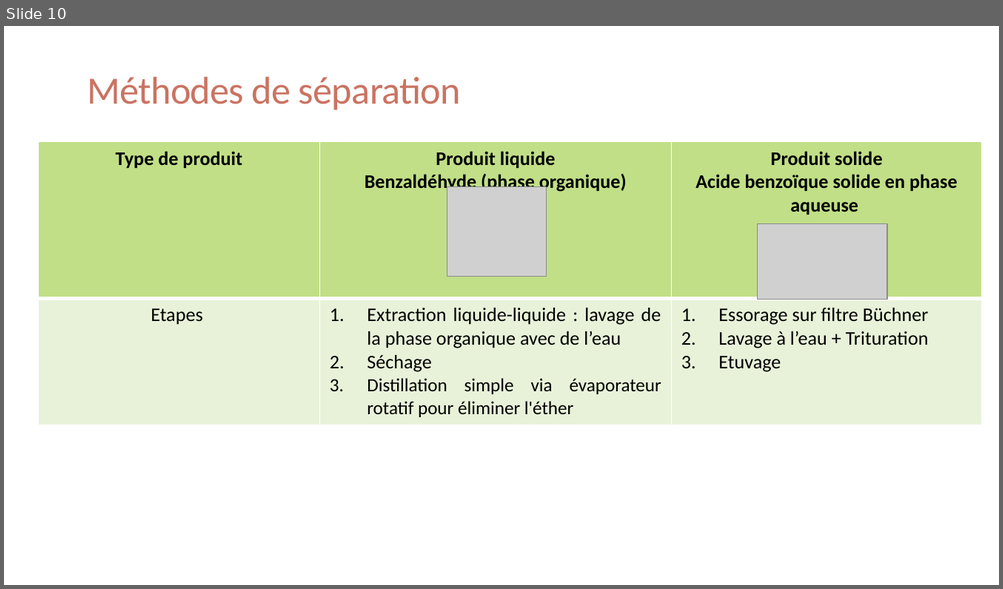
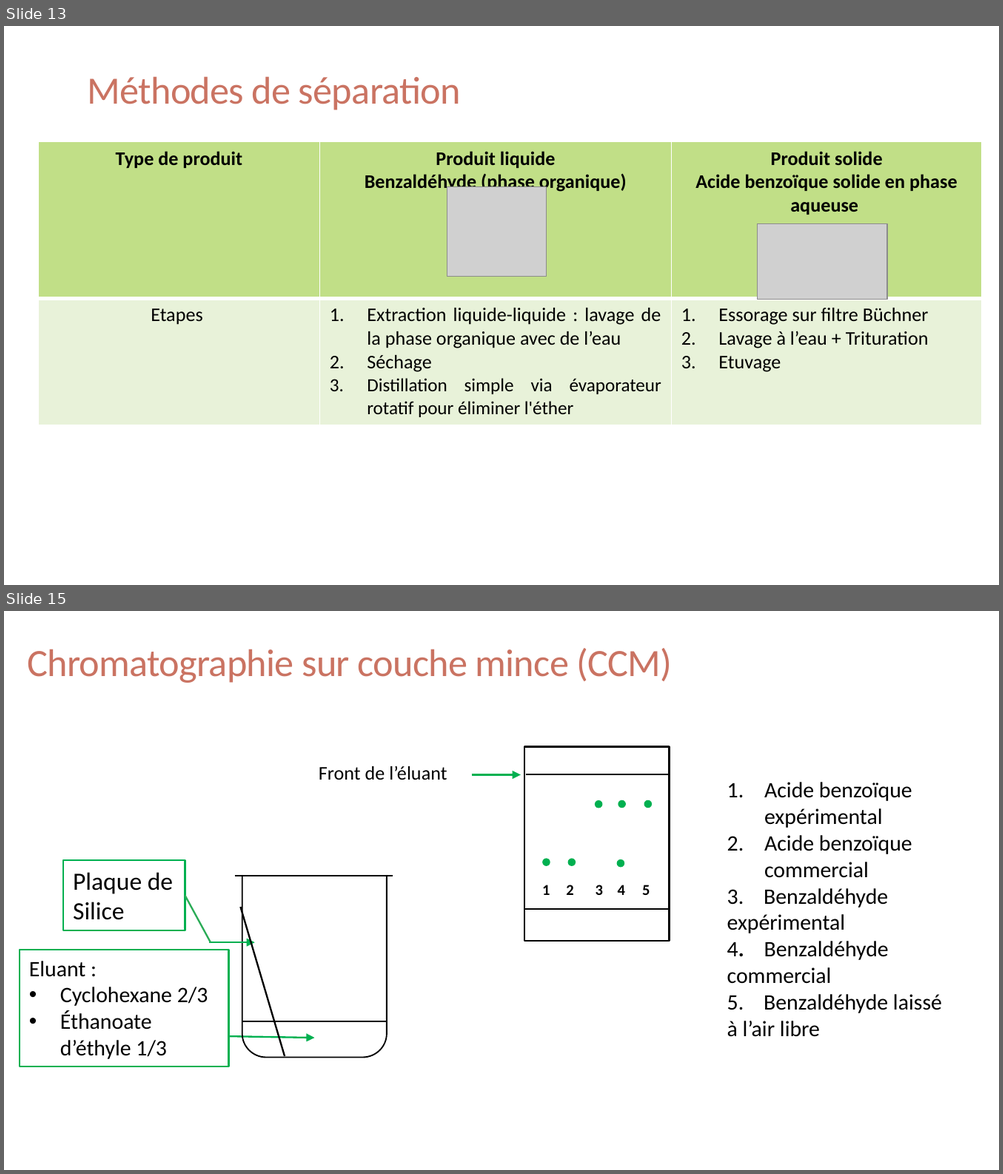
Before and after one commit to ChaponPhys/Agregation, a slide deck: Leçon chimie/LC 1/LC1-Pres-Séparation, purification contrpole de pureté.pptx. Shown one above the other, each under a label of ours: slide 10 before the commit, slides 13 and 15 after it; the slides between them are not shown. The pictures are 1003x589 and 1003x1174 pixels, drawn with LibreOffice and Linux fonts; fonts in the diff are those of the drawing; grey boxes stand for pictures. Boxes give left, top, right and bottom in pixels: in the first picture for what was removed or moved away, otherwise in the second. Text is boxed around its words. In the diff, an @@ line names an element or a change of style, - is before the commit and + after.

```diff
--- a/Leçon chimie/LC 1/LC1-Pres-Séparation, purification contrpole de pureté.pptx
+++ b/Leçon chimie/LC 1/LC1-Pres-Séparation, purification contrpole de pureté.pptx
@@ slide 15 added at (4, 611, 999, 1170), background #FFFFFF @@
@@ title added at (27, 648, 671, 683), 28 pt, text #CA7362 @@
+Chromatographie sur couche mince (CCM)
@@ text added at (318, 766, 447, 780), 14 pt, text #000000 @@
+Front de l’éluant
@@ arrow added from (472, 775) to (521, 775), #00B050 1.25 pt @@
@@ line added from (525, 775) to (670, 775), #000000 1 pt @@
@@ text added at (727, 782, 942, 1037), 16 pt, text #000000 @@
+1. Acide benzoïque expérimental
+2. Acide benzoïque commercial
+3. Benzaldéhyde expérimental
+4. Benzaldéhyde commercial
+5. Benzaldéhyde laissé à l’air libre
@@ group added at (524, 747, 669, 941): 3 ellipses, 1 rectangle, 1 line @@
@@ ellipse added at (617, 800, 626, 808), fill #00B050 @@
@@ ellipse added at (643, 800, 652, 808), fill #00B050 @@
@@ line added from (235, 876) to (393, 876), #000000 1.25 pt @@
@@ ellipse added at (617, 860, 625, 868), fill #00B050 @@
@@ line added from (211, 943) to (185, 895), #2BAC57 1.25 pt @@
@@ text added at (542, 885, 549, 895), 11 pt, text #000000, bold @@
+1
@@ text added at (566, 885, 573, 895), 11 pt, text #000000, bold @@
+2
@@ text added at (595, 885, 603, 895), 11 pt, text #000000, bold @@
+3
@@ text added at (617, 885, 625, 895), 11 pt, text #000000, bold @@
+4
@@ text added at (642, 885, 649, 895), 11 pt, text #000000, bold @@
+5
@@ line added from (241, 908) to (284, 1056), #000000 1.25 pt @@
@@ group added at (19, 860, 387, 1068): 2 rectangles, 2 arrows, 1 line, 1 freeform shape @@
+Eluant :
+• Cyclohexane 2/3
+• Éthanoate d’éthyle 1/3
+Plaque de Silice
@@ what was slide 10 is now slide 13 @@
```
Also in this commit, not shown: 5 slides changed, 3 other slides added, 39 other files.
